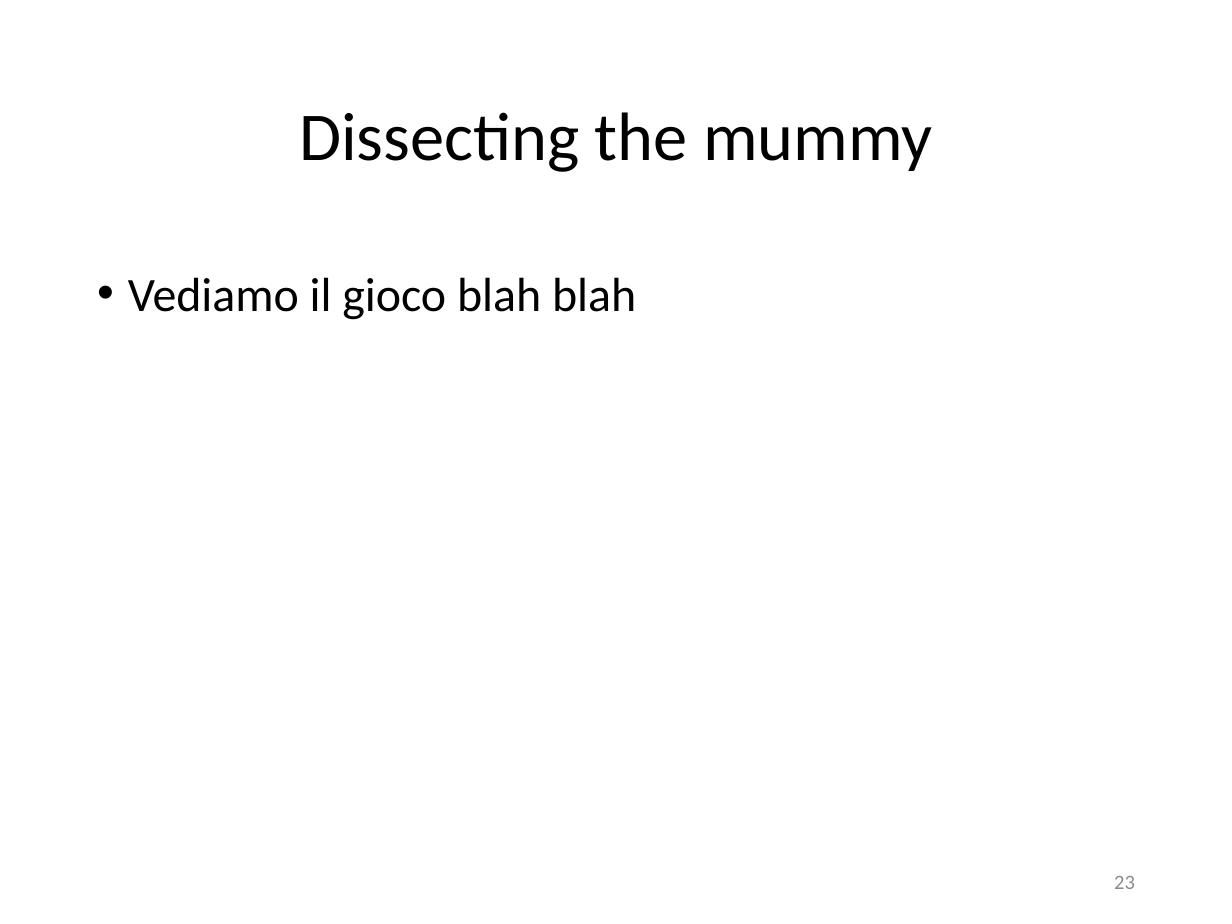
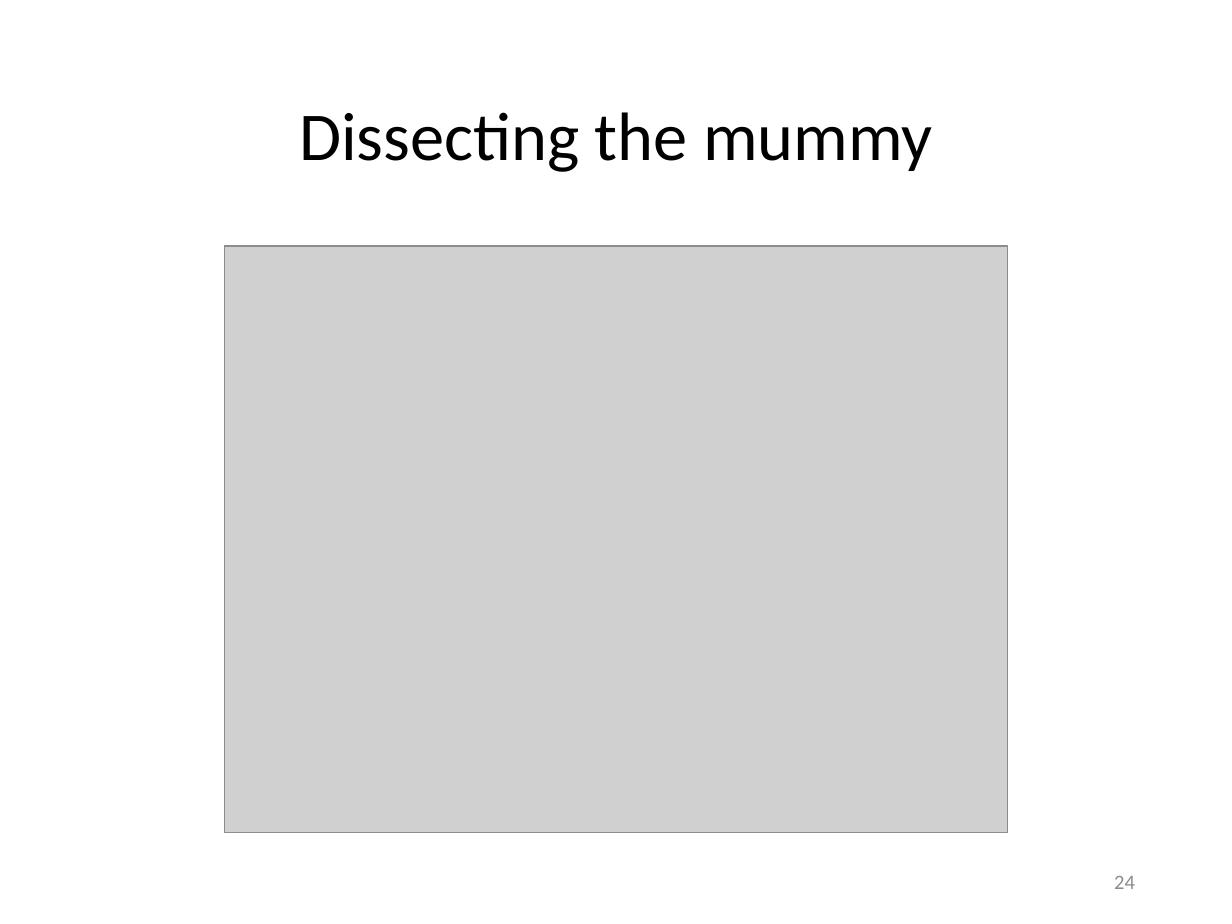
Before and after one commit to Lotti/codemotion2014, a slide deck: slide 24 of codemotion.pptx (slide 23 before the commit). Drawn at 1232x924 pixels with LibreOffice and Linux fonts; fonts in the diff are those of the drawing; grey boxes stand for pictures; background and template pictures are left out. Boxes give left, top, right and bottom in pixels: in the first picture for what was removed or moved away, otherwise in the second. Text is boxed around its words. In the diff, an @@ line names an element or a change of style, - is before the commit and + after.

```diff
--- a/codemotion.pptx
+++ b/codemotion.pptx
@@ picture added at (224,246,1008,833) @@
@@ text removed at (128,277,636,320) @@
-• Vediamo il gioco blah blah
@@ page number at (1114,876,1135,889): text changed @@
-23
+24
```
Also in this commit, not shown: 10 other slides changed, 5 slides added, 1 other file.
